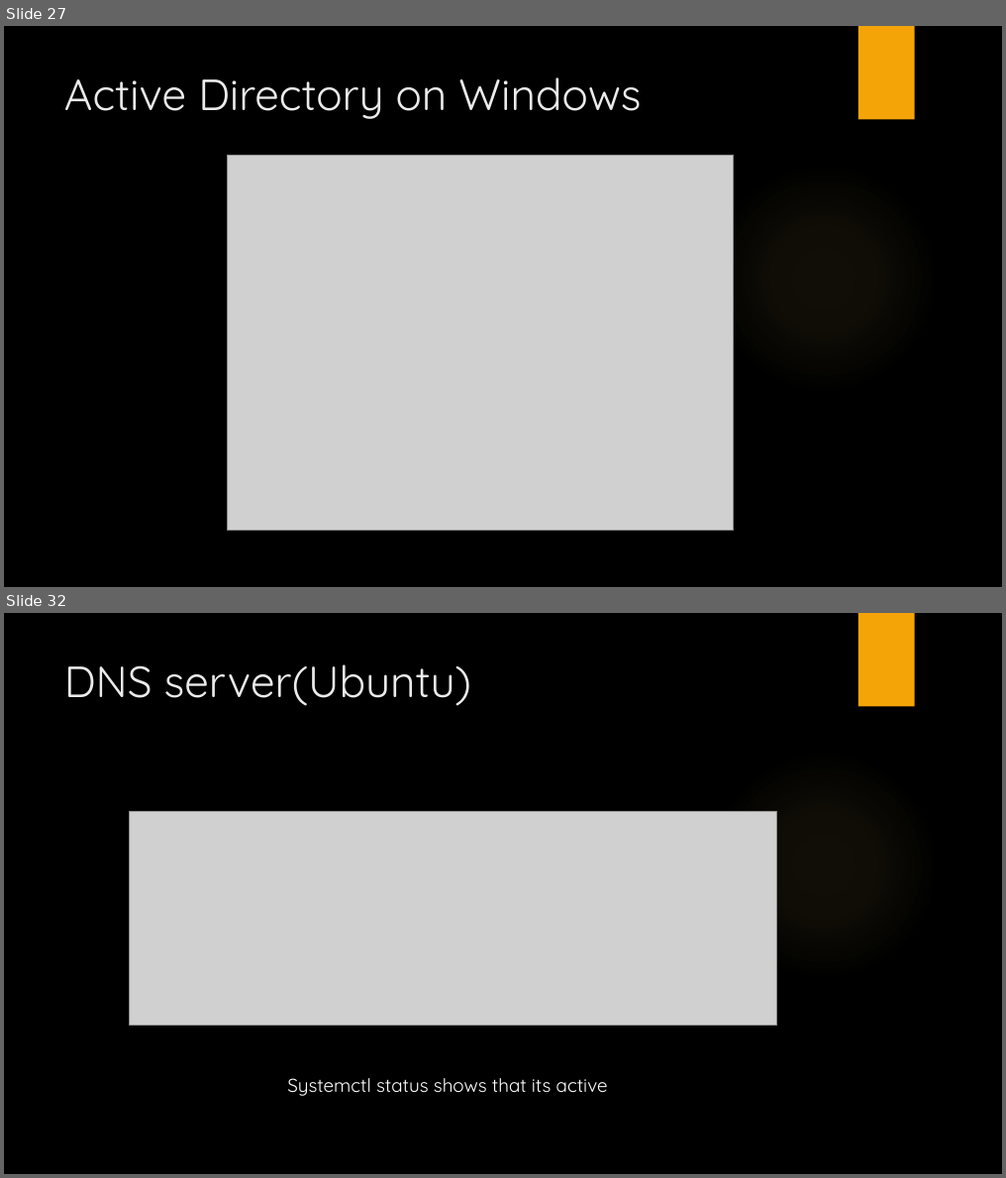
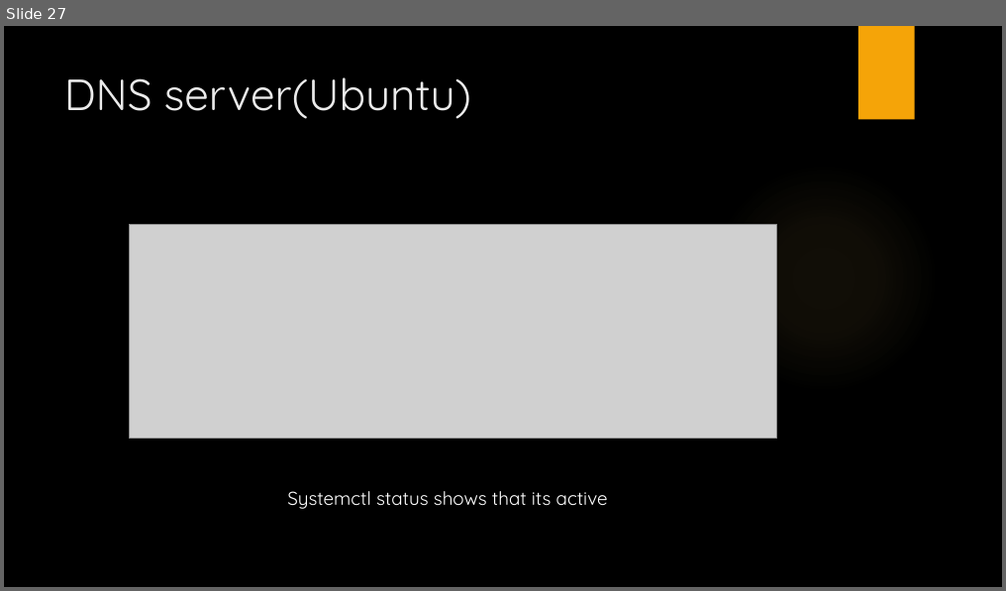
Before and after one commit to LajkaK2006/BorsodNet, a slide deck: BorsodNet.pptx. Shown one above the other, each under a label of ours: slides 27 and 32 before the commit, slide 27 after it; the slides between them are not shown. The pictures are 1006x1178 and 1006x591 pixels, drawn with LibreOffice and Linux fonts; fonts in the diff are those of the drawing; grey boxes stand for pictures; background and template pictures are left out. Boxes give left, top, right and bottom in pixels: in the first picture for what was removed or moved away, otherwise in the second. Text is boxed around its words. In the diff, an @@ line names an element or a change of style, - is before the commit and + after.

```diff
--- a/BorsodNet.pptx
+++ b/BorsodNet.pptx
@@ slide 27 removed at [4,26,1002,587], background picture (left out); not listed: 2 template elements that a slide beside it also shows @@
@@ title removed at [64,77,641,119] @@
-Active Directory on Windows
@@ picture removed at [227,155,734,531] @@
@@ what was slide 32 is now slide 27 @@
```
Also in this commit, not shown: 4 slides changed, 4 other slides removed, 1 other file.
